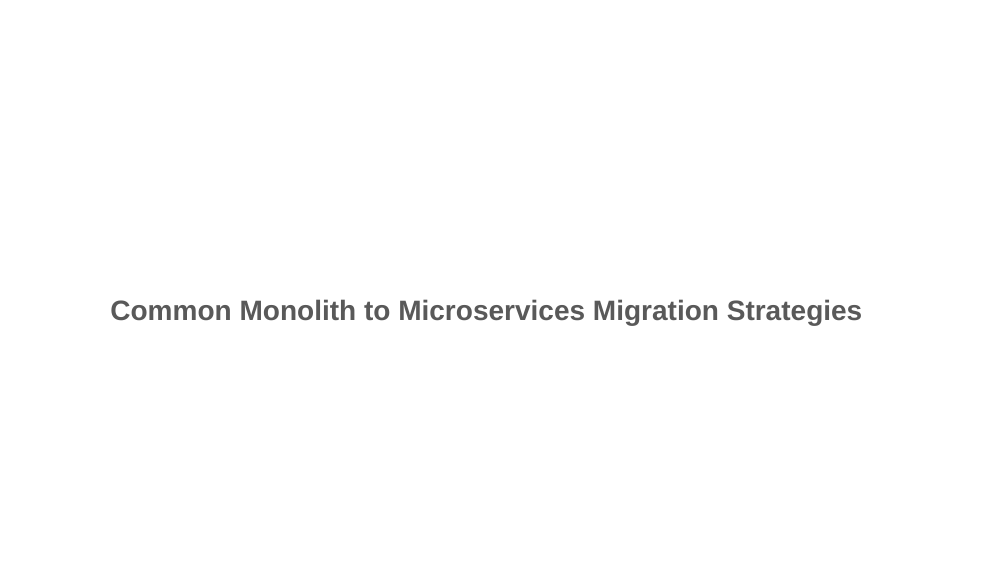
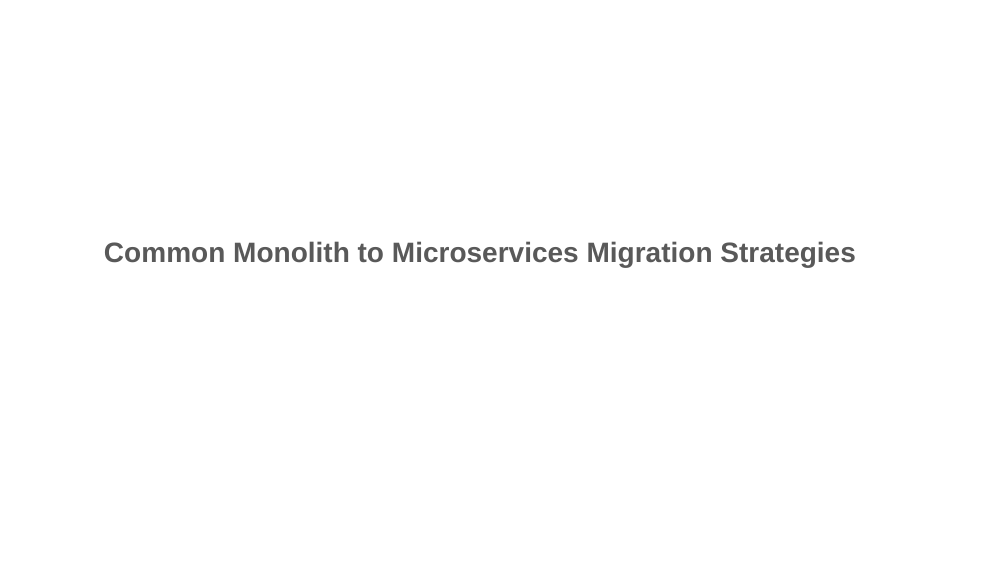
Before and after one commit to pfcit/nextgen-exam-system, a slide deck: slide 25 of ExamSystemMigration.pptx (slide 23 before the commit). Drawn at 1008x567 pixels with LibreOffice and Linux fonts; fonts in the diff are those of the drawing. Boxes give left, top, right and bottom in pixels: in the first picture for what was removed or moved away, otherwise in the second. Text is boxed around its words. In the diff, an @@ line names an element or a change of style, - is before the commit and + after.

```diff
--- a/ExamSystemMigration.pptx
+++ b/ExamSystemMigration.pptx
@@ text "Common Monolith to Microservices Migration ..." moved from (x1=110, y1=299, x2=862, y2=325) to (x1=104, y1=241, x2=855, y2=267) @@
```
Also in this commit, not shown: 4 other slides changed, 35 slides added.
